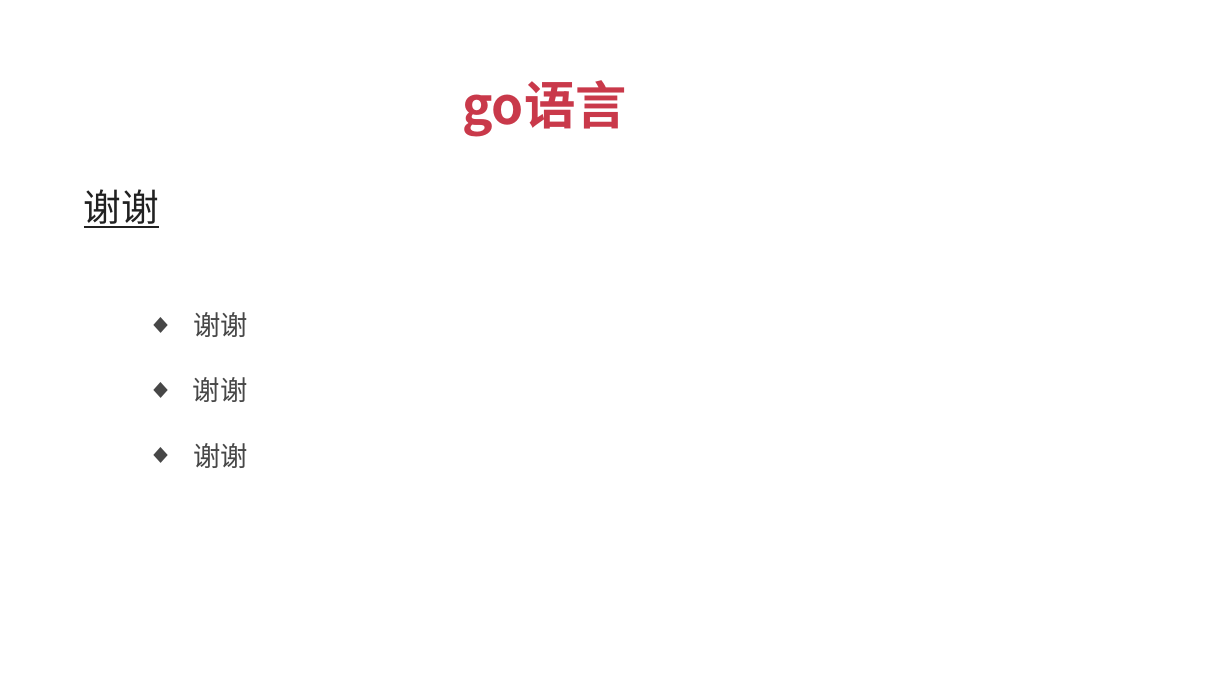
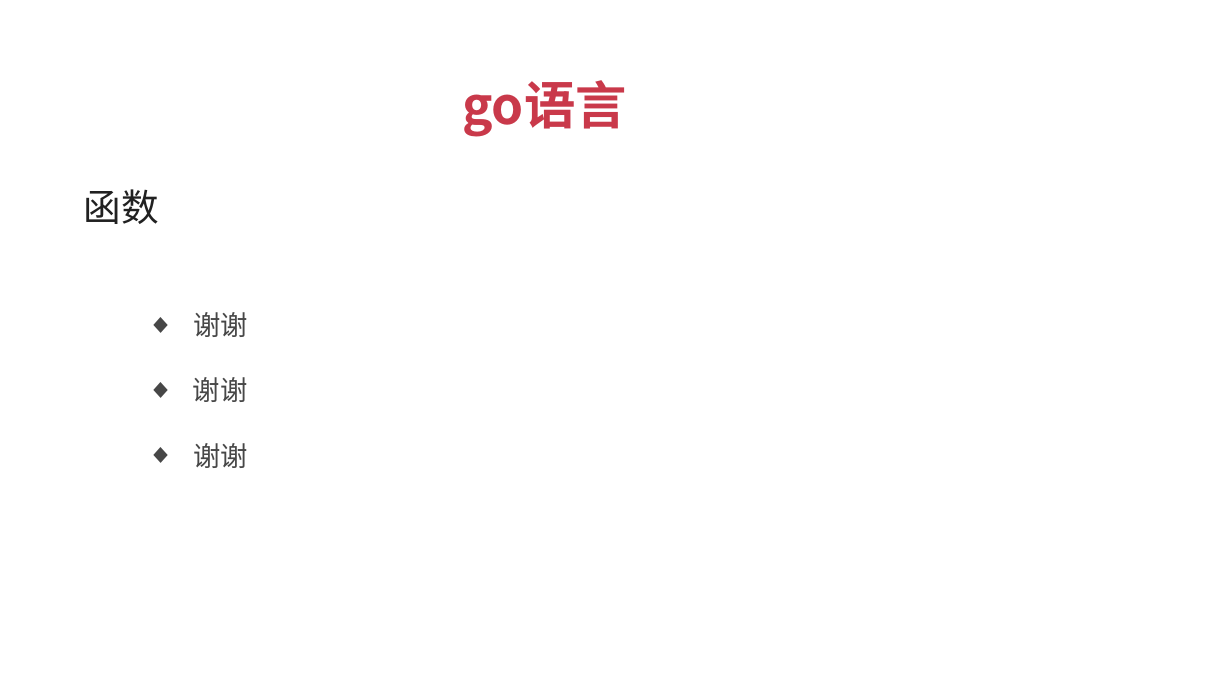
Before and after one commit to xuqiang76/golang, a slide deck: slide 26 of tuling/go语言_傻大猫.pptx. Drawn at 1232x693 pixels with LibreOffice and Linux fonts; fonts in the diff are those of the drawing. Boxes give left, top, right and bottom in pixels: in the first picture for what was removed or moved away, otherwise in the second. Text is boxed around its words. In the diff, an @@ line names an element or a change of style, - is before the commit and + after.

```diff
--- a/tuling/go语言_傻大猫.pptx
+++ b/tuling/go语言_傻大猫.pptx
@@ text at [84, 189, 159, 224]: text changed @@
-谢谢
+函数
```
Also in this commit, not shown: 3 other slides changed, 2 other files.
